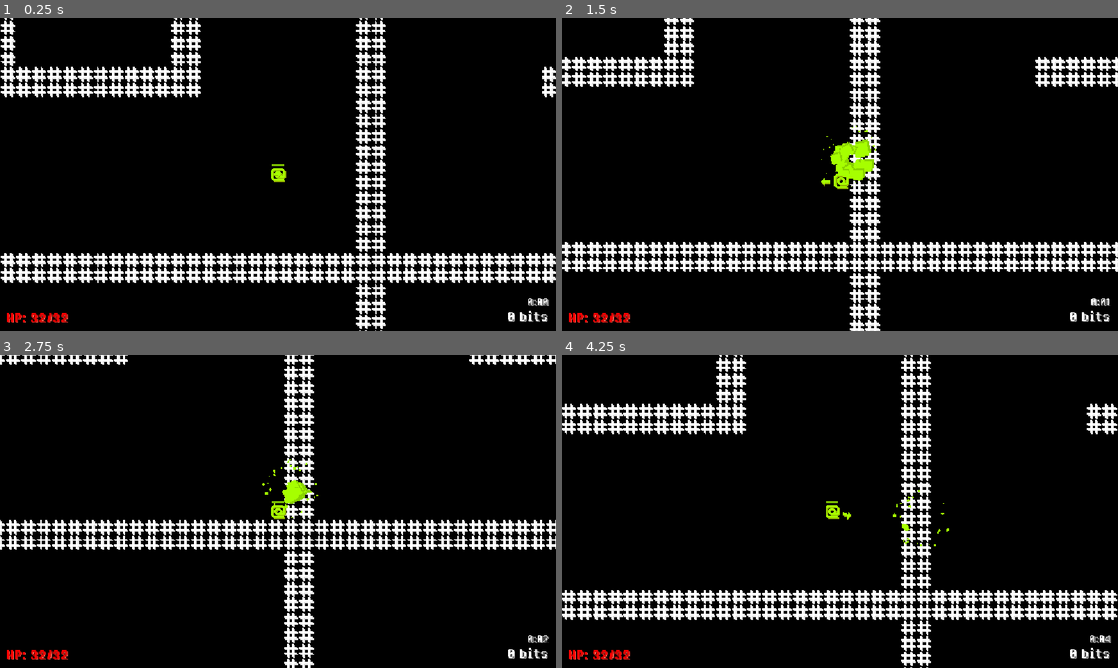
Above: before the commit, frames 1-4 (two rows, left to right).
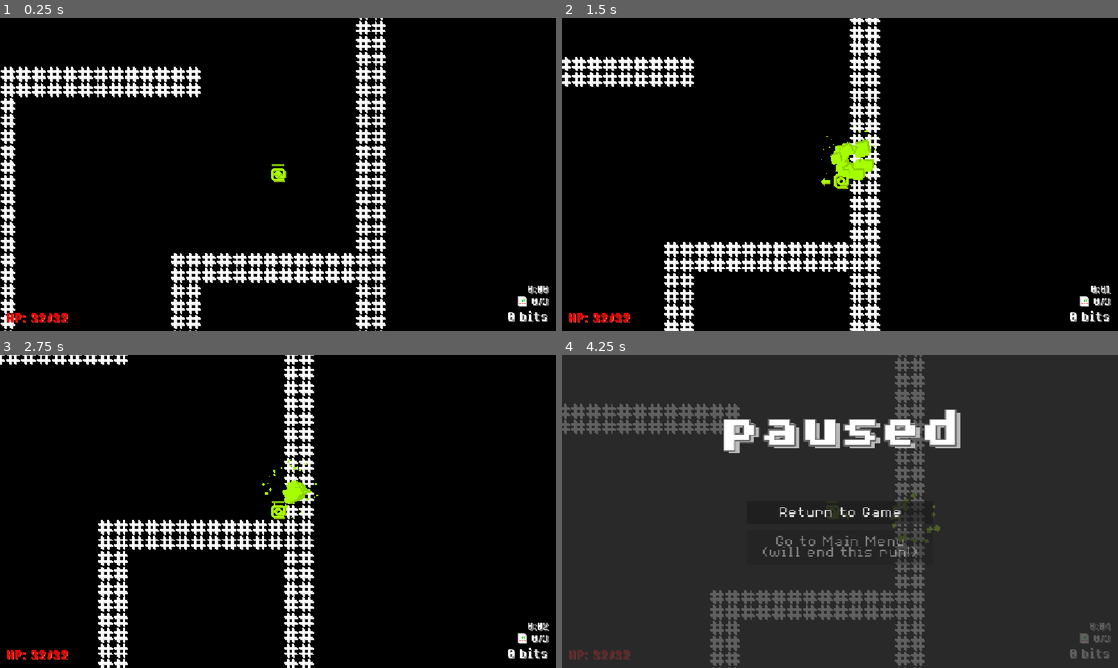
Above: after the commit, the same moments.

Repository: JLi69/codepatch
Game: Godot game, scene res://scenes/main.tscn
Two runs of this game, one before a commit and one after it. Both use one fixed random seed, a clock stepped at 60 frames per second and the inputs below.
Inputs (mouse positions are in pixels of both pictures, inside the frame that each line leads up to):
- Up to frame 1 (0.25 s): no input
- Up to frame 2 (1.5 s): tap Enter at 0.5 s; move the mouse to (962, 158) at 0.52 s; press the mouse at (962, 158) at 0.53 s; hold Right (right) 0.53-1.28 s; move the mouse to (728, 190) at 1.27 s; release the mouse at (728, 190) at 1.28 s; hold Down (down) from 1.28 s (still down); click (728, 190) at 1.35 s
- Up to frame 3 (2.75 s): move the mouse to (333, 442) at 2.02 s; release Down (down) at 2.03 s; press the mouse at (333, 442) at 2.03 s; hold Right (right) from 2.03 s (still down)
- Up to frame 4 (4.25 s): move the mouse to (812, 574) at 2.77 s; release Right (right) at 2.78 s; release the mouse at (812, 574) at 2.78 s; hold Up (up) 2.78-3.53 s; click (812, 574) at 2.85 s; move the mouse to (1006, 558) at 3.52 s; press the mouse at (1006, 558) at 3.53 s; hold Left (left) from 3.53 s (still down); tap Escape (pause, bound only after the commit) at 4.15 s

The runs differ from the first frame. In frame 1, 5.6% of the frame differs, in the area x 0-100%, y 0-100%; in frame 2, 5.1%; in frame 3, 4.6%; in frame 4, 100%.

Commit message:
Started work on patch files and added pause menu.

Diff:
--- a/project.godot
+++ b/project.godot
@@ -54,6 +54,11 @@
 "events": [Object(InputEventMouseButton,"resource_local_to_scene":false,"resource_name":"","device":-1,"window_id":0,"a …(257 unchanged characters)…
 ]
 }
+pause={
+"deadzone": 0.2,
+"events": [Object(InputEventKey,"resource_local_to_scene":false,"resource_name":"","device":-1,"window_id":0,"alt_pressed":false,"shift_pressed":false,"ctrl_pressed":false,"meta_pressed":false,"pressed":false,"keycode":0,"physical_keycode":4194305,"key_label":0,"unicode":0,"location":0,"echo":false,"script":null)
+]
+}
 
 [physics]
 
--- a/scenes/hud.tscn
+++ b/scenes/hud.tscn
@@ -3,8 +3,11 @@
 [ext_resource type="Script" uid="uid://b73v374qfge60" path="res://scripts/hud.gd" id="1_ahhtf"]
 [ext_resource type="FontFile" uid="uid://rshi05d6a6ra" path="res://assets/fonts/8BitOperator/8bitOperatorPlus-Bold.ttf" id="2_oo0fn"]
 [ext_resource type="FontFile" uid="uid://b3j21gnxq1jn1" path="res://assets/fonts/8BitOperator/8bitOperatorPlus8-Bold.ttf" id="3_5ysmq"]
+[ext_resource type="Texture2D" uid="uid://6wiq7tlmlqa0" path="res://assets/patch_file.png" id="3_6fi6k"]
+[ext_resource type="FontFile" uid="uid://b83lr4reqbm0y" path="res://assets/fonts/8BitOperator/8bitOperatorPlus8-Regular.ttf" id="5_uo2fv"]
 
 [node name="HUD" type="Control" unique_id=388640673]
+process_mode = 3
 layout_mode = 3
 anchors_preset = 15
 anchor_right = 1.0
@@ -46,12 +49,33 @@
 text = "0 bits"
 horizontal_alignment = 2
 
+[node name="PatchFiles" type="Label" parent="." unique_id=1717504002]
+layout_mode = 0
+offset_left = 864.0
+offset_top = 573.0
+offset_right = 1136.0
+offset_bottom = 599.0
+theme_override_colors/font_shadow_color = Color(0.6296744, 0.6296749, 0.62967455, 1)
+theme_override_colors/font_outline_color = Color(0, 0, 0, 1)
+theme_override_constants/shadow_offset_x = 2
+theme_override_constants/shadow_offset_y = 2
+theme_override_constants/outline_size = 4
+theme_override_fonts/font = ExtResource("2_oo0fn")
+theme_override_font_sizes/font_size = 18
+text = "0/3"
+horizontal_alignment = 2
+
+[node name="Sprite2D" type="Sprite2D" parent="PatchFiles" unique_id=23761621]
+position = Vector2(219, 14)
+scale = Vector2(1.2, 1.2)
+texture = ExtResource("3_6fi6k")
+
 [node name="Timer" type="Label" parent="." unique_id=2109348954]
 layout_mode = 0
 offset_left = 864.0
-offset_top = 574.0
+offset_top = 548.0
 offset_right = 1136.0
-offset_bottom = 600.0
+offset_bottom = 574.0
 theme_override_colors/font_shadow_color = Color(0.6296744, 0.6296749, 0.62967455, 1)
 theme_override_colors/font_outline_color = Color(0, 0, 0, 1)
 theme_override_constants/shadow_offset_x = 2
@@ -83,10 +107,97 @@
 grow_horizontal = 2
 grow_vertical = 2
 theme_override_colors/font_shadow_color = Color(0.728822, 0.728822, 0.728822, 1)
+theme_override_colors/font_outline_color = Color(0.41981313, 0.41981313, 0.4198131, 1)
 theme_override_constants/shadow_offset_x = 10
 theme_override_constants/shadow_offset_y = 5
+theme_override_constants/outline_size = 12
 theme_override_fonts/font = ExtResource("3_5ysmq")
 theme_override_font_sizes/font_size = 120
 text = "PWNED!!!"
 horizontal_alignment = 1
 vertical_alignment = 1
+
+[node name="Survive" type="Label" parent="." unique_id=977598565]
+layout_mode = 1
+anchors_preset = 5
+anchor_left = 0.5
+anchor_right = 0.5
+offset_left = -134.5
+offset_top = 24.0
+offset_right = 134.5
+offset_bottom = 75.0
+grow_horizontal = 2
+theme_override_colors/font_color = Color(1, 0, 0, 1)
+theme_override_colors/font_shadow_color = Color(0.9999897, 0.36780956, 0.30016372, 1)
+theme_override_colors/font_outline_color = Color(0.552962, 1.3596937e-06, 4.813075e-07, 1)
+theme_override_constants/shadow_offset_x = 4
+theme_override_constants/shadow_offset_y = 4
+theme_override_constants/outline_size = 8
+theme_override_fonts/font = ExtResource("2_oo0fn")
+theme_override_font_sizes/font_size = 36
+text = "Survive! 00s"
+horizontal_alignment = 1
+
+[node name="Pause" type="ColorRect" parent="." unique_id=287500937]
+visible = false
+layout_mode = 0
+offset_right = 1152.0
+offset_bottom = 648.0
+color = Color(0.20392157, 0.20392157, 0.20392157, 0.78431374)
+
+[node name="Label" type="Label" parent="Pause" unique_id=690079630]
+layout_mode = 1
+anchors_preset = 8
+anchor_left = 0.5
+anchor_top = 0.5
+anchor_right = 0.5
+anchor_bottom = 0.5
+offset_left = -276.0
+offset_top = -210.0
+offset_right = 276.0
+offset_bottom = -126.0
+grow_horizontal = 2
+grow_vertical = 2
+theme_override_colors/font_shadow_color = Color(0.728822, 0.728822, 0.728822, 1)
+theme_override_colors/font_outline_color = Color(0.41981313, 0.41981313, 0.4198131, 1)
+theme_override_constants/shadow_offset_x = 10
+theme_override_constants/shadow_offset_y = 5
+theme_override_constants/outline_size = 12
+theme_override_fonts/font = ExtResource("3_5ysmq")
+theme_override_font_sizes/font_size = 120
+text = "paused"
+horizontal_alignment = 1
+vertical_alignment = 1
+
+[node name="VBoxContainer" type="VBoxContainer" parent="Pause" unique_id=1818435209]
+layout_mode = 1
+anchors_preset = 8
+anchor_left = 0.5
+anchor_top = 0.5
+anchor_right = 0.5
+anchor_bottom = 0.5
+offset_left = -193.0
+offset_top = -22.0
+offset_right = 193.0
+offset_bottom = 262.0
+grow_horizontal = 2
+grow_vertical = 2
+theme_override_constants/separation = 12
+
+[node name="Return" type="Button" parent="Pause/VBoxContainer" unique_id=591544575]
+custom_minimum_size = Vector2(0, 48)
+layout_mode = 2
+theme_override_fonts/font = ExtResource("5_uo2fv")
+theme_override_font_sizes/font_size = 32
+text = "Return to Game"
+
+[node name="MainMenu" type="Button" parent="Pause/VBoxContainer" unique_id=804153988]
+custom_minimum_size = Vector2(0, 72)
+layout_mode = 2
+theme_override_fonts/font = ExtResource("5_uo2fv")
+theme_override_font_sizes/font_size = 32
+disabled = true
+text = "Go to Main Menu
+(will end this run!)"
+
+[connection signal="pressed" from="Pause/VBoxContainer/Return" to="." method="_on_return_pressed"]
--- a/scenes/level.tscn
+++ b/scenes/level.tscn
@@ -3,6 +3,7 @@
 [ext_resource type="Texture2D" uid="uid://cyfg8mj2yi3xq" path="res://assets/tiles.png" id="1_2q6dc"]
 [ext_resource type="Script" uid="uid://ch0outhhr2ca8" path="res://scripts/level.gd" id="1_w7c3h"]
 [ext_resource type="PackedScene" uid="uid://22l51veb71vf" path="res://scenes/explosion.tscn" id="2_w8frs"]
+[ext_resource type="PackedScene" uid="uid://b8b2xwl6hx2hu" path="res://scenes/patch_file.tscn" id="3_mx8sn"]
 
 [sub_resource type="TileSetAtlasSource" id="TileSetAtlasSource_w7c3h"]
 texture = ExtResource("1_2q6dc")
@@ -22,8 +23,10 @@
 [node name="Level" type="Node2D" unique_id=862313325]
 script = ExtResource("1_w7c3h")
 explosion_scene = ExtResource("2_w8frs")
+patch_file_scene = ExtResource("3_mx8sn")
 
 [node name="TileMapLayer" type="TileMapLayer" parent="." unique_id=1604648826]
+z_index = -2
 tile_set = SubResource("TileSet_w8frs")
 
 [node name="PlayerSpawn" type="Node2D" parent="." unique_id=2105399267]
--- /dev/null
+++ b/scenes/patch_file.tscn
@@ -0,0 +1,27 @@
+[gd_scene format=3 uid="uid://b8b2xwl6hx2hu"]
+
+[ext_resource type="Script" uid="uid://27f4ke7q7ldu" path="res://scripts/patch_file.gd" id="1_o7fb1"]
+[ext_resource type="Texture2D" uid="uid://6wiq7tlmlqa0" path="res://assets/patch_file.png" id="1_y3u3e"]
+[ext_resource type="PackedScene" uid="uid://22l51veb71vf" path="res://scenes/explosion.tscn" id="2_atnsa"]
+[ext_resource type="Texture2D" uid="uid://brlhdd24wj1lp" path="res://assets/glow.png" id="3_onqkm"]
+
+[sub_resource type="RectangleShape2D" id="RectangleShape2D_o7fb1"]
+size = Vector2(16, 20)
+
+[node name="PatchFile" type="Area2D" unique_id=1080009064]
+z_index = -1
+scale = Vector2(0.8, 0.8)
+script = ExtResource("1_o7fb1")
+explosion_scene = ExtResource("2_atnsa")
+
+[node name="CollisionShape2D" type="CollisionShape2D" parent="." unique_id=1367618537]
+shape = SubResource("RectangleShape2D_o7fb1")
+
+[node name="Glow" type="Sprite2D" parent="." unique_id=380699647]
+scale = Vector2(1.09375, 1.09375)
+texture = ExtResource("3_onqkm")
+
+[node name="Sprite2D" type="Sprite2D" parent="." unique_id=742457642]
+texture = ExtResource("1_y3u3e")
+
+[connection signal="area_entered" from="." to="." method="_on_area_entered"]
--- a/scripts/hud.gd
+++ b/scripts/hud.gd
@@ -15,6 +15,9 @@
 	else:
 		$Score.text = "%d bits" % score
 
+func set_patch_files(patch_files: int) -> void:
+	$PatchFiles.text = "%d/3" % patch_files
+
 func show_game_over() -> void:
 	$GameOver.show()
 
@@ -28,3 +31,32 @@
 		$Timer.text = "%d:%d" % [ minutes, seconds ]
 	else:
 		$Timer.text = "%d:0%d" % [ minutes, seconds ]
+
+func set_survive_timer(time: float, run_timer: bool) -> void:
+	if !run_timer or time <= 0.0:
+		$Survive.hide()
+		return
+	$Survive.show()
+	$Survive.text = "Survive! %ds" % int(time)
+
+func _process(_delta: float) -> void:
+	if Input.is_action_just_pressed("pause"):
+		$Pause.visible = !$Pause.visible
+		get_tree().paused = !get_tree().paused
+		if get_tree().paused:
+			Input.mouse_mode = Input.MOUSE_MODE_VISIBLE
+		else:
+			Input.mouse_mode = Input.MOUSE_MODE_CONFINED
+
+	if $Pause.visible:
+		$GameOver.hide()
+	else:
+		if $/root/Main/Player.health <= 0 and !$GameOver.visible:
+			show_game_over()
+		elif $/root/Main/Player.health > 0:
+			hide_game_over()
+
+func _on_return_pressed() -> void:
+	$Pause.hide()
+	get_tree().paused = false
+	Input.mouse_mode = Input.MOUSE_MODE_CONFINED
--- a/scripts/level.gd
+++ b/scripts/level.gd
@@ -7,10 +7,13 @@
 @onready var tile_sz: Vector2i = $TileMapLayer.tile_set.tile_size
 var enemy_spawn_timer: float = 8.0
 var enemy_spawn_interval: float = 30.0
-var corruption_timer: float = 120.0
+var corruption_timer: float = 150.0
 var corruption_interval: float = 12.0
 var corruption_count: int = 0
+var survive_timer: float = 60.0
+var run_survive_timer: bool = false
 @export var explosion_scene: PackedScene
+@export var patch_file_scene: PackedScene
 
 var astar_grid: AStarGrid2D
 
@@ -43,16 +46,16 @@
 
 func get_level_size() -> int:
 	match level_num:
-		1:
+		0, 1:
 			return 5
 		2, 3:
+			return 6
+		4, 5, 6:
 			return 7
-		4, 5, 6:
+		7:
+			return 8
+		_:
 			return 9
-		7:
-			return 11
-		_:
-			return 12
 
 func spawn_enemy(id: String, tile_pos: Vector2i) -> bool:
 	if !(id in enemy_scenes):
@@ -78,23 +81,29 @@
 		var camera: Camera2D = $/root/Main/Player/Camera2D
 		camera.position_smoothing_enabled = false
 
-	var top_left: Vector2i = Vector2i.ZERO
-	var bottom_right: Vector2i = Vector2i.ZERO
-	var first: bool = true
-	for cell in $TileMapLayer.get_used_cells():
-		if first:
-			top_left = cell
-			bottom_right = cell
-			first = false
-		else:
-			top_left.x = min(top_left.x, cell.x)
-			top_left.y = min(top_left.y, cell.y)
-			bottom_right.x = max(bottom_right.x, cell.x)
-			bottom_right.y = max(bottom_right.y, cell.y)
-	bottom_right += Vector2i(1, 1)
-	var used_rect: Rect2i = Rect2i(top_left, bottom_right - top_left)
+	var rooms: Array = []
+	for rx in range(size):
+		for ry in range(size):
+			if Vector2i(rx, ry) == spawn_room:
+				continue
+			rooms.push_back(Vector2i(rx, ry))
+	# Add the patch files
+	var patch_rooms: Array = []
+	for i in range(3):
+		var index: int = randi() % len(rooms)
+		while index in patch_rooms:
+			index += 1
+			index %= len(rooms)
+		patch_rooms.push_back(rooms[index])
+	for room: Vector2i in patch_rooms:
+		var tile_pos: Vector2i = room * ROOM_SIZE + Vector2i(randi_range(2, ROOM_SIZE - 2), randi_range(2, ROOM_SIZE - 2))
+		var pos: Vector2 = Vector2(tile_pos * tile_sz) + tile_sz / 2.0
+		var patch_file = patch_file_scene.instantiate()
+		patch_file.global_position = pos
+		add_child(patch_file)
 
 	# Initialize the A* Grid
+	var used_rect: Rect2i = $TileMapLayer.get_used_rect()
 	astar_grid = AStarGrid2D.new()
 	astar_grid.region = used_rect
 	var tile_set: TileSet = $TileMapLayer.tile_set
@@ -239,7 +248,7 @@
 
 func corrupt_tiles(count: int) -> void:
 	for i in range(count):
-		var dist: float = randf_range(6.0, 24.0)
+		var dist: float = randf_range(7.0, 24.0)
 		var angle: float = randf_range(0.0, 2.0 * PI)
 		var rand_pos: Vector2i = Vector2i(
 			floori(dist * cos(angle)),
@@ -255,13 +264,17 @@
 		add_child(explosion)
 
 func _process(delta: float) -> void:
+	if player.health > 0 and run_survive_timer:
+		survive_timer -= delta
+
 	# Spawn enemies
 	if player.health > 0:
 		enemy_spawn_timer -= delta
 	if enemy_spawn_timer < 0.0:
 		spawn_enemies()
 		enemy_spawn_timer = enemy_spawn_interval * randf_range(1.0, 1.25)
-		enemy_spawn_interval = max(enemy_spawn_interval * 0.9, 15.0)
+		if player.patch_files < 3:
+			enemy_spawn_interval = max(enemy_spawn_interval * 0.9, 15.0)
 
 	corruption_timer -= delta
 	if corruption_timer < 0.0:
--- a/scripts/main.gd
+++ b/scripts/main.gd
@@ -17,3 +17,5 @@
 	if player.visible:
 		time += delta
 		$UI/HUD.set_time(time)
+		var level: Level = get_node_or_null("Level")
+		$UI/HUD.set_survive_timer(level.survive_timer, level.run_survive_timer)
--- /dev/null
+++ b/scripts/patch_file.gd
@@ -0,0 +1,33 @@
+extends Area2D
+
+@export var explosion_scene: PackedScene
+
+var pulse_time: float = 0.0
+@onready var glow_offset: float = randf_range(0.0, 2.0 * PI)
+
+func _process(delta: float) -> void:
+	pulse_time += delta
+	var size = 1.0 + sin(pulse_time * PI + glow_offset) * 0.25
+	$Glow.scale = Vector2(size, size)
+
+	size = 1.0 + sin(pulse_time * PI * 0.9 + glow_offset) * 0.125
+	$Sprite2D.scale = Vector2(size, size)
+
+func _on_area_entered(area: Area2D) -> void:
+	if area.get_parent() is Player:
+		queue_free()
+		var player: Player = area.get_parent()
+		player.add_score(64)
+		player.patch_files += 1
+
+		var explosion: GPUParticles2D = explosion_scene.instantiate()
+		explosion.scale *= 0.4
+		explosion.global_position = global_position
+		var level: Level = get_node_or_null("/root/Main/Level")
+		if level:
+			if player.patch_files >= 3:
+				level.enemy_spawn_timer = 2.0
+				level.enemy_spawn_interval = 8.0
+				level.corruption_timer = 3.0
+				level.run_survive_timer = true
+			level.add_child(explosion)
--- a/scripts/player.gd
+++ b/scripts/player.gd
@@ -10,6 +10,7 @@
 
 var health: int = max_health
 var score: int = 0
+var patch_files: int = 0
 
 @export var explosion_scene: PackedScene
 @onready var hud: HUD = $/root/Main.get_hud()
@@ -42,6 +43,7 @@
 
 	hud.set_hp(health, max_health)
 	hud.set_score(score)
+	hud.set_patch_files(patch_files)
 	$Healthbar.update_bar(health, max_health)
 
 	velocity = Vector2.ZERO
Binary file added: assets/glow.png
Not shown, added: assets/glow.png.import
Binary file changed: assets/icon.png
Binary file added: assets/patch_file.png
Not shown, added: assets/patch_file.png.import
Not shown, added: scripts/patch_file.gd.uid
